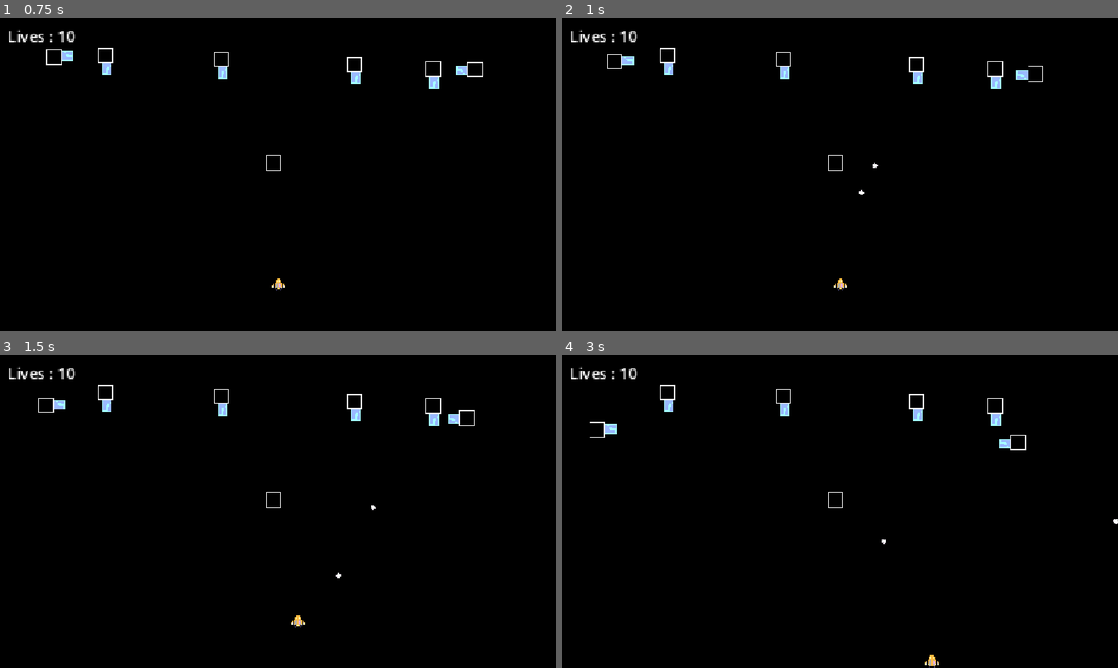
Above: before the commit, frames 1-4 (two rows, left to right).
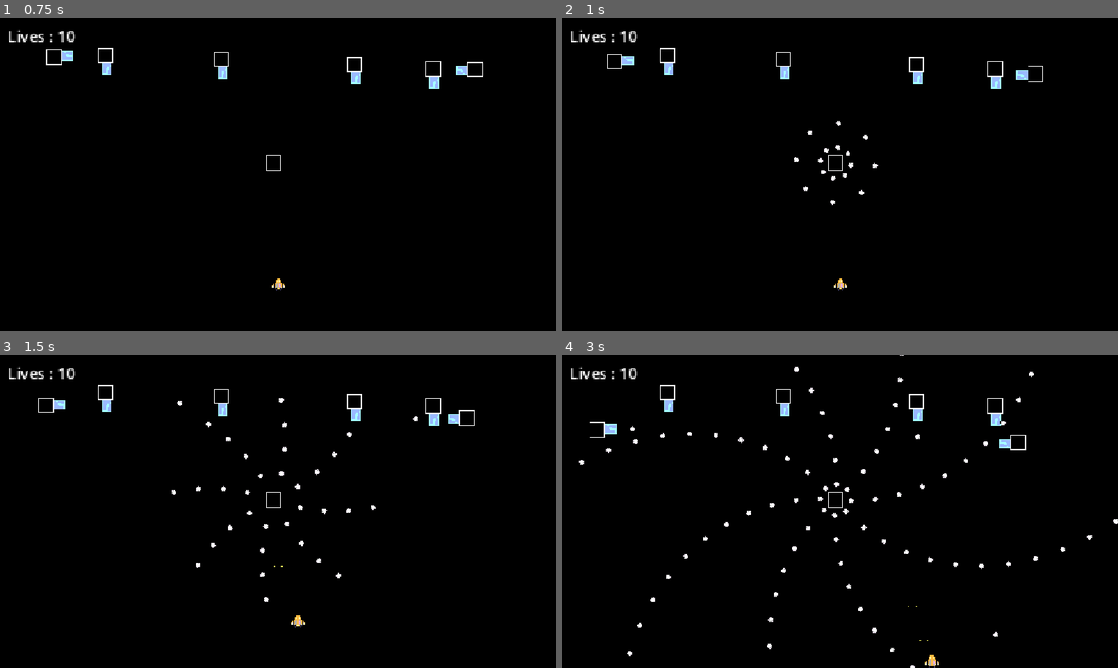
Above: after the commit, the same moments.

Repository: Draftier/Geometric-Invasion-CSS-497
Game: Godot game, scene res://scenes/UI/main_menu.tscn
Two runs of this game, one before a commit and one after it. Both use one fixed random seed, a clock stepped at 60 frames per second and the inputs below.
Inputs:
- Up to frame 1 (0.75 s): click "Singleplayer" at 0.5 s
- Up to frame 2 (1 s): no input
- Up to frame 3 (1.5 s): hold Right (right) from 1.28 s (still down); hold Z (shoot) from 1.28 s (still down)
- Up to frame 4 (3 s): release Right (right) at 2.03 s; release Z (shoot) at 2.03 s; hold Down (down) 2.03-2.78 s; tap Shift (slow) at 2.1 s; hold Right (right) from 2.78 s (still down); hold Z (shoot) from 2.78 s (still down)

Frame 1 is identical in both runs. In frame 2, 0.1% of the frame differs, in the area x 41-55%, y 32-60%; in frame 3, 0.4%; in frame 4, 0.8%, in the area x 3-96%, y 0-100%.
Error before the commit: Invalid assignment of property or key 'shooter' with value of type 'String' on a base object of type 'Node2D'. (res://scripts/level_manager/level_manager.gd:78)

Commit message:
Hitbox and hurtbox work with enemy and player bullets
Got hurtbox and hitbox to work, but there's a performance dropoff

Diff:
--- a/geometric-invasion/scenes/Enemy/enemy.tscn
+++ b/geometric-invasion/scenes/Enemy/enemy.tscn
@@ -4,9 +4,7 @@
 [ext_resource type="Texture2D" uid="uid://dtb2vka5e01d3" path="res://assets/sprites/enemy.png" id="1_7p1mj"]
 [ext_resource type="Shader" uid="uid://cqv7cjdn8x0b5" path="res://shaders/flash.tres" id="2_4ra3w"]
 [ext_resource type="Texture2D" uid="uid://du835wqb2j21b" path="res://assets/sprites/bitmap.png" id="4_5uy6h"]
-
-[sub_resource type="RectangleShape2D" id="RectangleShape2D_8tegq"]
-size = Vector2(14, 14)
+[ext_resource type="Script" uid="uid://12171bvbqp8w" path="res://scripts/hurt_and_hit_box/hurtbox.gd" id="4_grfqg"]
 
 [sub_resource type="ShaderMaterial" id="ShaderMaterial_iywne"]
 resource_local_to_scene = true
@@ -14,21 +12,30 @@
 shader_parameter/Color = Color(1, 1, 1, 1)
 shader_parameter/Progress = 1.0
 
-[node name="Enemy" type="Area2D" unique_id=1367146779 groups=["enemy"]]
+[sub_resource type="RectangleShape2D" id="RectangleShape2D_8tegq"]
+size = Vector2(14, 14)
+
+[node name="Enemy" type="Area2D" unique_id=1407150366 groups=["enemy"]]
 position = Vector2(507, 227)
-collision_layer = 2
-collision_mask = 5
 script = ExtResource("1_5uy6h")
 speed = 100
 direction = "down"
 equation = "sin"
 
-[node name="CollisionShape2D" type="CollisionShape2D" parent="." unique_id=1199752919]
-shape = SubResource("RectangleShape2D_8tegq")
-
 [node name="Sprite2D" type="Sprite2D" parent="." unique_id=1252295741]
 material = SubResource("ShaderMaterial_iywne")
 texture = ExtResource("1_7p1mj")
+
+[node name="Hurtbox" type="Area2D" parent="Sprite2D" unique_id=725762865]
+collision_layer = 2
+collision_mask = 5
+script = ExtResource("4_grfqg")
+col_layer = 2
+col_mask = 3
+metadata/_custom_type_script = "uid://12171bvbqp8w"
+
+[node name="CollisionShape2D" type="CollisionShape2D" parent="Sprite2D/Hurtbox" unique_id=1199752919]
+shape = SubResource("RectangleShape2D_8tegq")
 
 [node name="PointLight2D" type="PointLight2D" parent="." unique_id=305277508]
 energy = 0.5
@@ -36,5 +43,4 @@
 
 [node name="VisibleOnScreenNotifier2D" type="VisibleOnScreenNotifier2D" parent="." unique_id=247689940]
 
-[connection signal="area_entered" from="." to="." method="_on_area_entered"]
 [connection signal="screen_exited" from="VisibleOnScreenNotifier2D" to="." method="_on_visible_on_screen_notifier_2d_screen_exited"]
--- a/geometric-invasion/scenes/Player/player_bullet.tscn
+++ b/geometric-invasion/scenes/Player/player_bullet.tscn
@@ -9,7 +9,7 @@
 radius = 3.0
 height = 12.0
 
-[node name="Bullet" type="Node2D" unique_id=1647006678]
+[node name="Bullet" type="Area2D" unique_id=513227016]
 scale = Vector2(0.15, 0.15)
 script = ExtResource("1_46jqs")
 
@@ -17,20 +17,24 @@
 texture = ExtResource("1_4g3gs")
 
 [node name="Hitbox" type="Area2D" parent="Sprite2D" unique_id=1017809863]
+collision_layer = 4
+collision_mask = 2
 script = ExtResource("3_gynd6")
+col_layer = 3
+col_mask = 2
 metadata/_custom_type_script = "uid://dhan5ja6q4fjx"
 
 [node name="CollisionShape2D" type="CollisionShape2D" parent="Sprite2D/Hitbox" unique_id=583624272]
 position = Vector2(0, -2)
 shape = SubResource("CapsuleShape2D_1tcrw")
 
-[node name="VisibleOnScreenNotifier2D" type="VisibleOnScreenNotifier2D" parent="." unique_id=909969284]
+[node name="VisibleOnScreenNotifier2D" type="VisibleOnScreenNotifier2D" parent="Sprite2D" unique_id=909969284]
 position = Vector2(0, -2)
 scale = Vector2(0.5, 0.5)
 rect = Rect2(-8, -10, 16, 20)
 
-[node name="PointLight2D" type="PointLight2D" parent="." unique_id=267833120]
+[node name="PointLight2D" type="PointLight2D" parent="Sprite2D" unique_id=267833120]
 energy = 0.2
 texture = ExtResource("3_0cue5")
 
-[connection signal="screen_exited" from="VisibleOnScreenNotifier2D" to="." method="_on_visible_on_screen_notifier_2d_screen_exited"]
+[connection signal="screen_exited" from="Sprite2D/VisibleOnScreenNotifier2D" to="." method="_on_visible_on_screen_notifier_2d_screen_exited"]
--- a/geometric-invasion/scripts/bullet/bullet.gd
+++ b/geometric-invasion/scripts/bullet/bullet.gd
@@ -25,18 +25,19 @@
 		level_manager.add_to_pool(self)
 
 func _on_area_entered(area: Area2D) -> void:
-	if area.get_parent().is_in_group("player"):
-		area.get_parent().take_damage()
-	elif area.is_in_group("enemy"):
-		area.take_damage()
+	#if area.get_parent().is_in_group("player"):
+		#area.get_parent().take_damage()
+	#elif area.is_in_group("enemy"):
+		#area.take_damage()
 
 	#if "take_damage" in area.get_parent():
 	#	area.get_parent().take_damage()
 	#if "take_damage" in area:
 	#	area.take_damage()
 	#queue_free()
-	level_manager.call_deferred("add_to_pool", self)
+	# level_manager.call_deferred("add_to_pool", self)
 	# level_manager.add_to_pool(self)
+	pass
 
 func reset() -> void:
 	self.set_block_signals(true)
--- a/geometric-invasion/scripts/hurt_and_hit_box/hurtbox.gd
+++ b/geometric-invasion/scripts/hurt_and_hit_box/hurtbox.gd
@@ -21,10 +21,16 @@
 	if hitbox == null:
 		return
 
+
+
+	# print(owner)
 	# Checks to see if owner node has any function that hurtbox can dish out
 	if owner.has_method("take_damage"):
-		owner.take_damage(hitbox.damage)
+		owner.take_damage()
+		if hitbox.owner is Bullet:
+			hitbox.owner.level_manager.call_deferred("add_to_pool", hitbox.owner)
 	elif owner.has_method("destroy"):
 		owner.destroy()
 
+
 	pass
